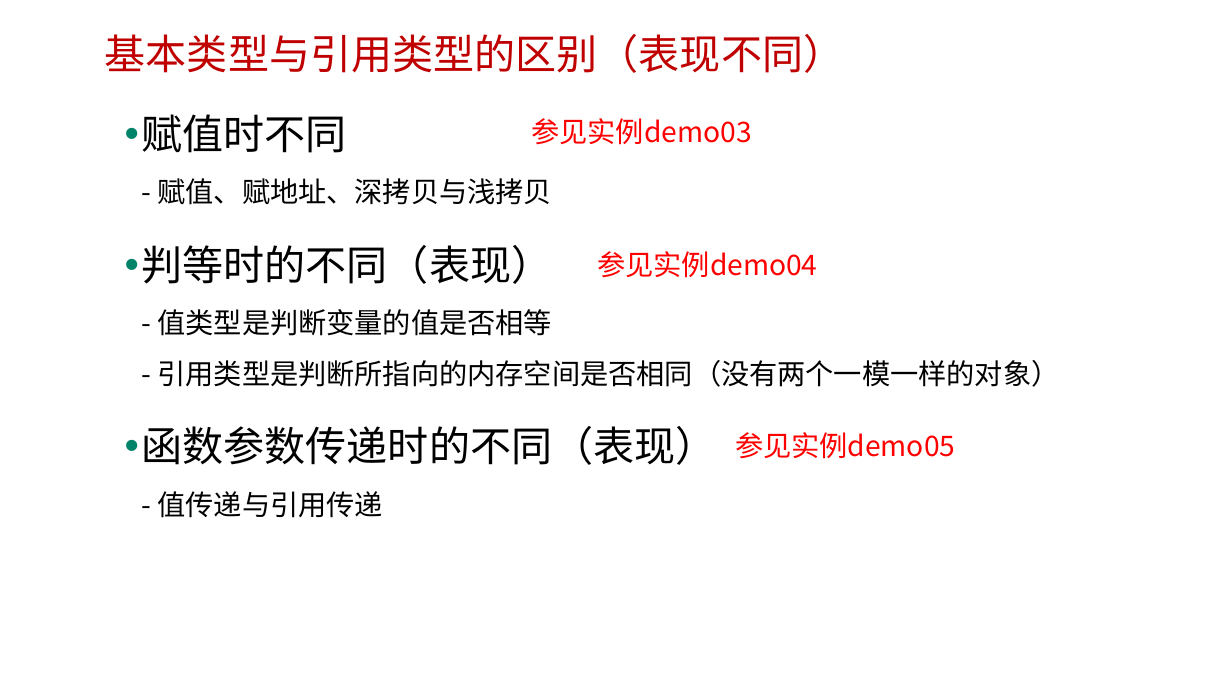
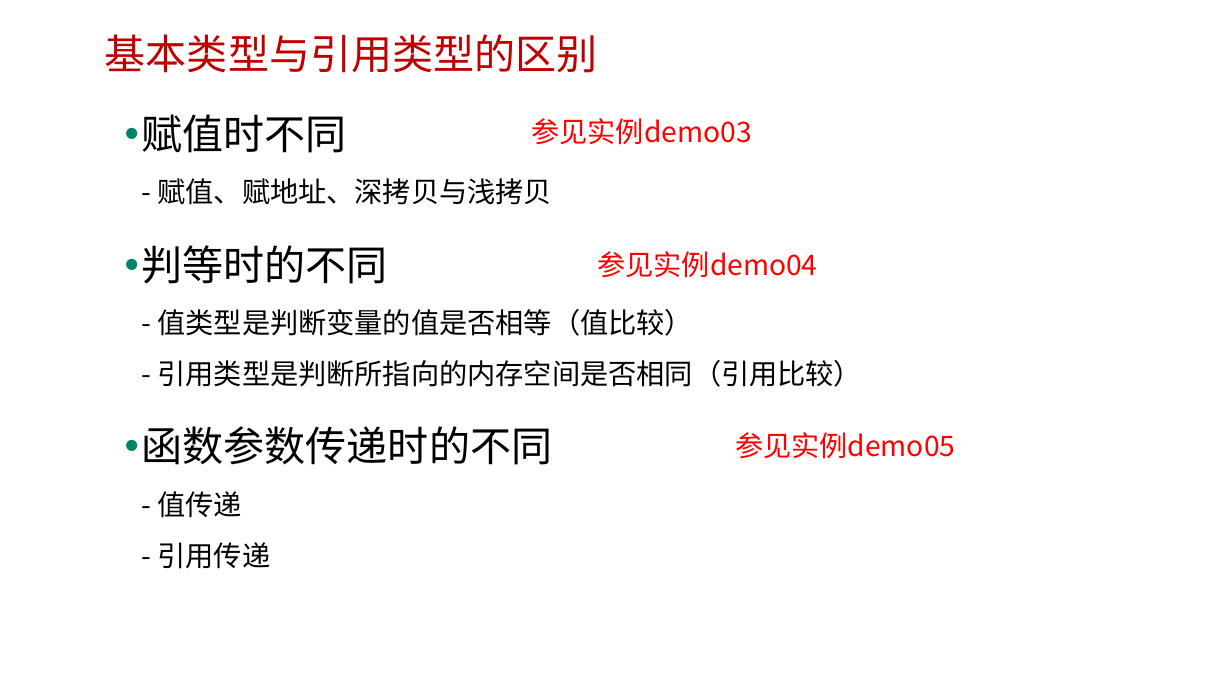
Before and after one commit to edu2act/course-javascript-advanced, a slide deck: slide 6 of 课程PPT/02.JavaScript数据类型、值与变量.pptx. Drawn at 1232x693 pixels with LibreOffice and Linux fonts; fonts in the diff are those of the drawing; background and template pictures are left out. Boxes give left, top, right and bottom in pixels: in the first picture for what was removed or moved away, otherwise in the second. Text is boxed around its words. In the diff, an @@ line names an element or a change of style, - is before the commit and + after.

```diff
--- a/课程PPT/02.JavaScript数据类型、值与变量.pptx
+++ b/课程PPT/02.JavaScript数据类型、值与变量.pptx
@@ text at <box>105,34,598,73</box>: text changed @@
-基本类型与引用类型的区别（表现不同）
+基本类型与引用类型的区别
@@ text at <box>141,245,863,569</box>: text changed @@
-• 判等时的不同（表现）
-  - 值类型是判断变量的值是否相等
-  - 引用类型是判断所指向的内存空间是否相同（没有两个一模一样的对象）
-• 函数参数传递时的不同（表现）
-  - 值传递与引用传递
+• 判等时的不同
+  - 值类型是判断变量的值是否相等（值比较）
+  - 引用类型是判断所指向的内存空间是否相同（引用比较）
+• 函数参数传递时的不同
+  - 值传递
+  - 引用传递
```
Also in this commit, not shown: 1 other slide changed, 7 other files.
